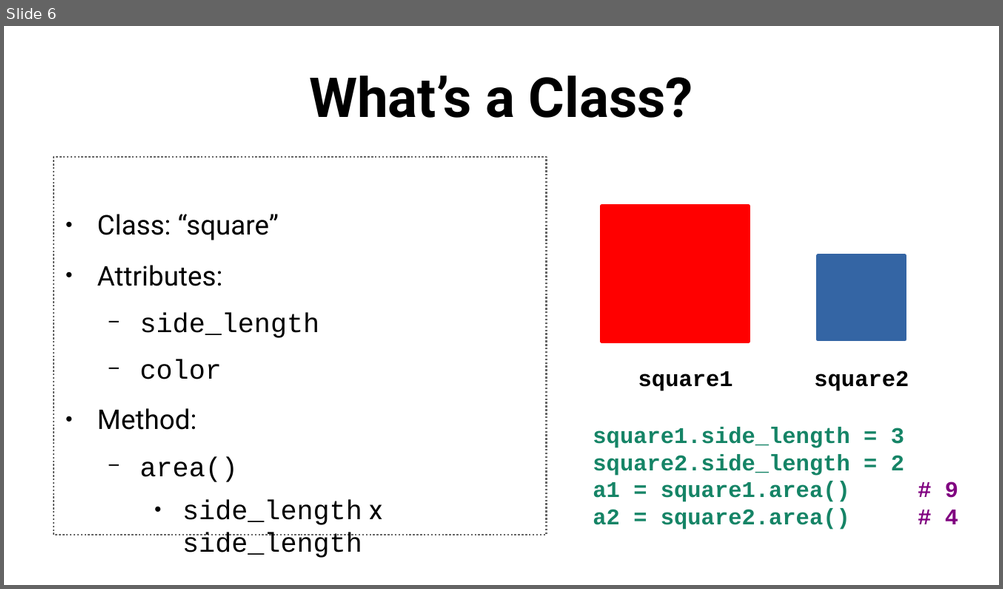
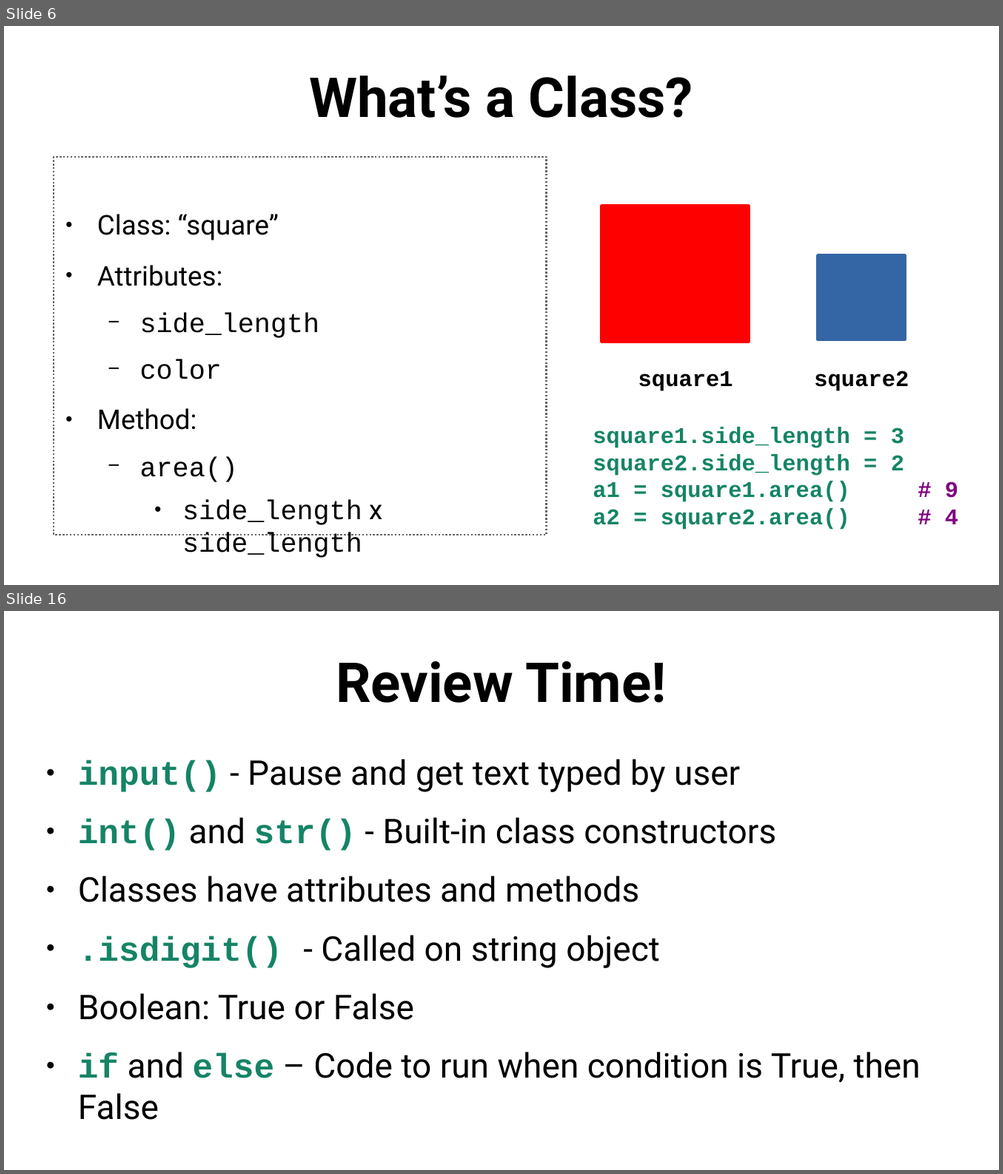
Before and after one commit to SlithyMatt/python-tutorial, a slide deck: lesson2/python101_lesson2_slides.odp. Shown one above the other, each under a label of ours: slide 6 before the commit, slides 6 and 16 after it; the slides between them are not shown. The pictures are 1003x589 and 1003x1174 pixels, drawn with LibreOffice and Linux fonts; fonts in the diff are those of the drawing. Boxes give left, top, right and bottom in pixels: in the first picture for what was removed or moved away, otherwise in the second. Text is boxed around its words. In the diff, an @@ line names an element or a change of style, - is before the commit and + after.

```diff
--- a/lesson2/python101_lesson2_slides.odp
+++ b/lesson2/python101_lesson2_slides.odp
@@ slide 16 added at box(4, 611, 999, 1170), background #FFFFFF @@
@@ title added at box(336, 661, 666, 703), 44 pt, text #000000, bold @@
+Review Time!
@@ text added at box(78, 759, 920, 1083), 27.2 pt, text #000000 @@
+● input() - Pause and get text typed by user
+● int() and str() - Built-in class constructors
+● Classes have attributes and methods
+● .isdigit() - Called on string object
+● Boolean: True or False
+● if and else – Code to run when condition is True, then False
```
Also in this commit, not shown: 6 slides changed, 6 other slides added, 1 slide removed, 2 other files.
